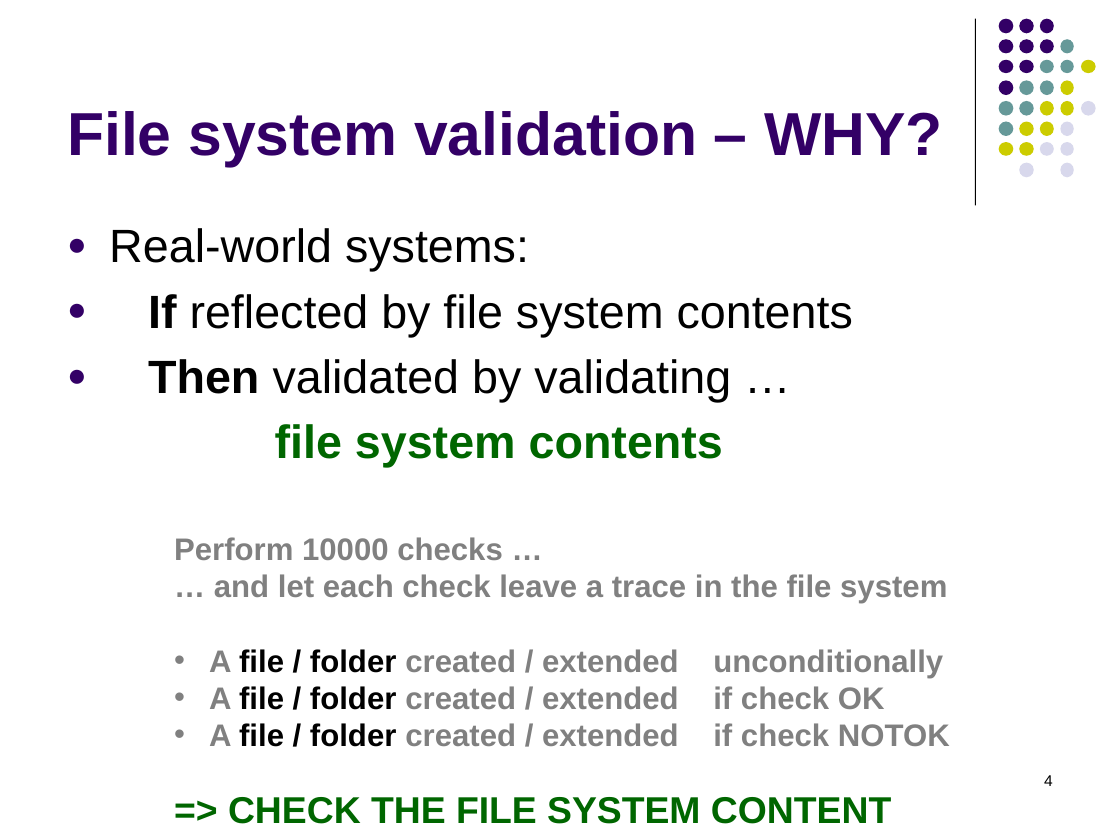
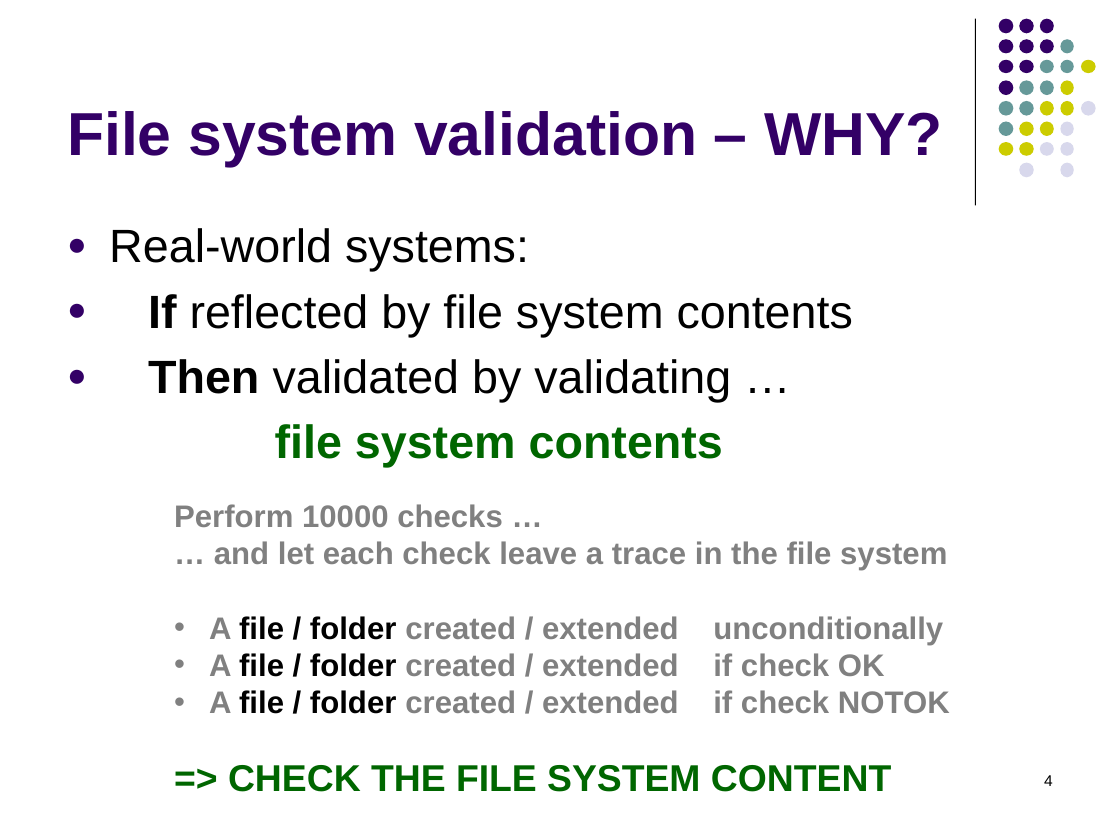
Before and after one commit to hrennau/greenfox, a slide deck: slide 4 of about/greenfox04.pptx. Drawn at 1120x840 pixels with LibreOffice and Linux fonts; fonts in the diff are those of the drawing. Boxes give left, top, right and bottom in pixels: in the first picture for what was removed or moved away, otherwise in the second. Text is boxed around its words. In the diff, an @@ line names an element or a change of style, - is before the commit and + after.

```diff
--- a/about/greenfox04.pptx
+++ b/about/greenfox04.pptx
@@ text "Perform 10000 checks …": place and size @@
-text "Perform 10000 checks …" at (174, 537, 950, 824)
+text "Perform 10000 checks …" at (174, 504, 950, 792)
```
Also in this commit, not shown: 14 other slides changed, 3 slides added, 31 slides removed, 32 other files.
